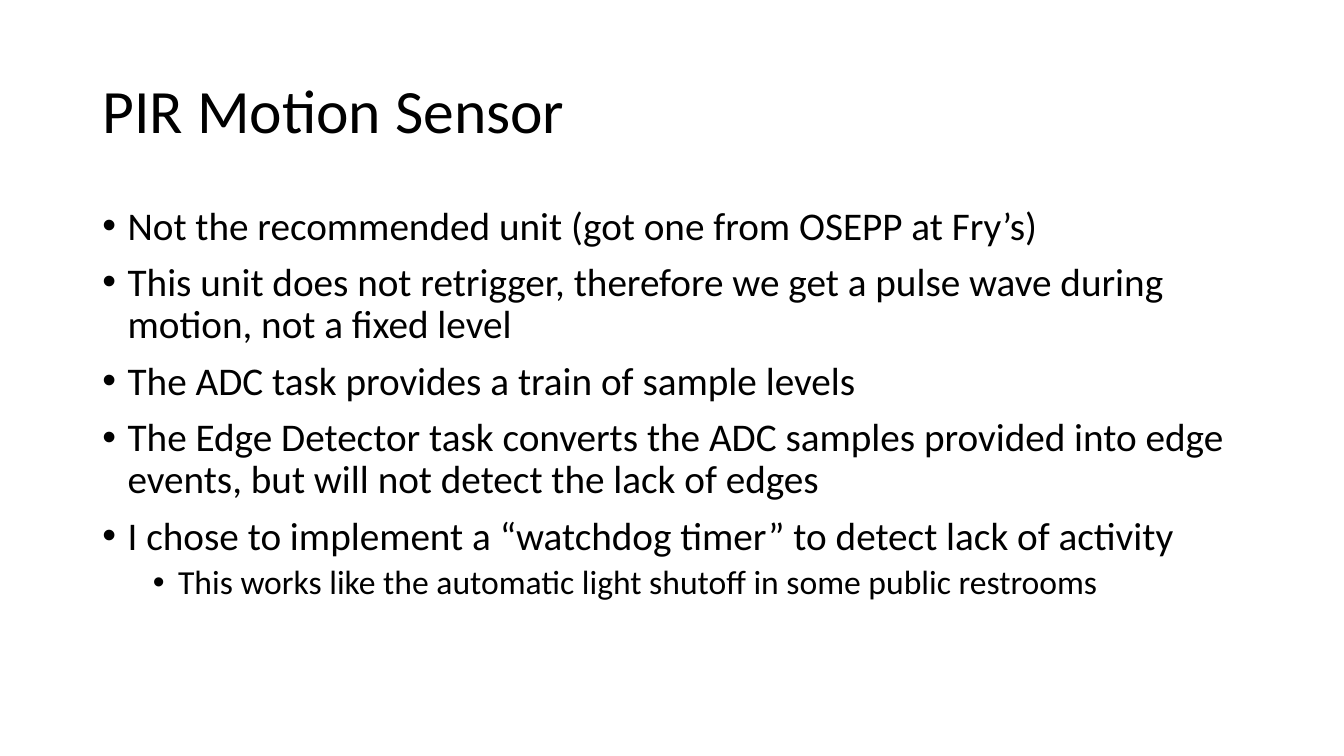
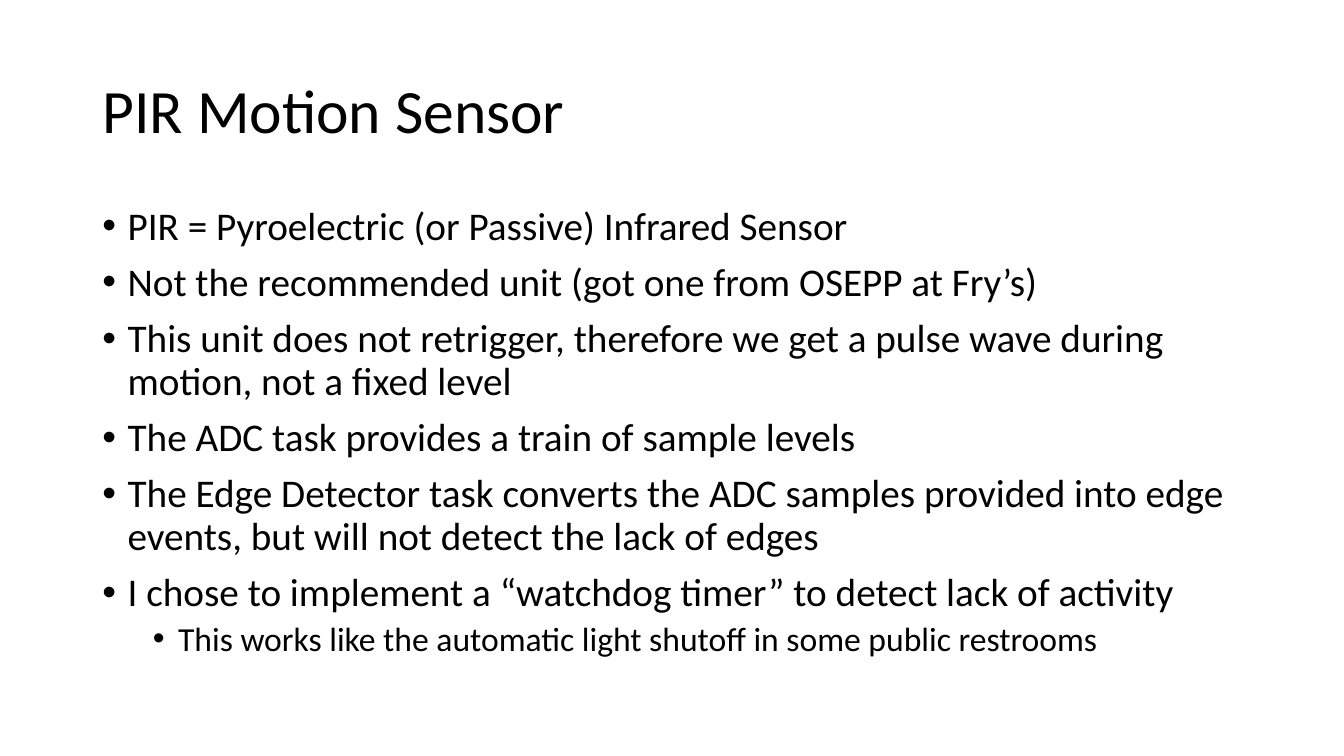
Before and after one commit to EmbeddedSystemClass/FinalProject5381, a slide deck: slide 13 of Final Project 5381.pptx. Drawn at 1344x756 pixels with LibreOffice and Linux fonts; fonts in the diff are those of the drawing. Boxes give left, top, right and bottom in pixels: in the first picture for what was removed or moved away, otherwise in the second. Text is boxed around its words. In the diff, an @@ line names an element or a change of style, - is before the commit and + after.

```diff
--- a/Final Project 5381.pptx
+++ b/Final Project 5381.pptx
@@ text at bbox=[128, 211, 848, 247]: paragraph added @@
+• PIR = Pyroelectric (or Passive) Infrared Sensor
```
Also in this commit, not shown: 7 other slides changed, 2 other files.
